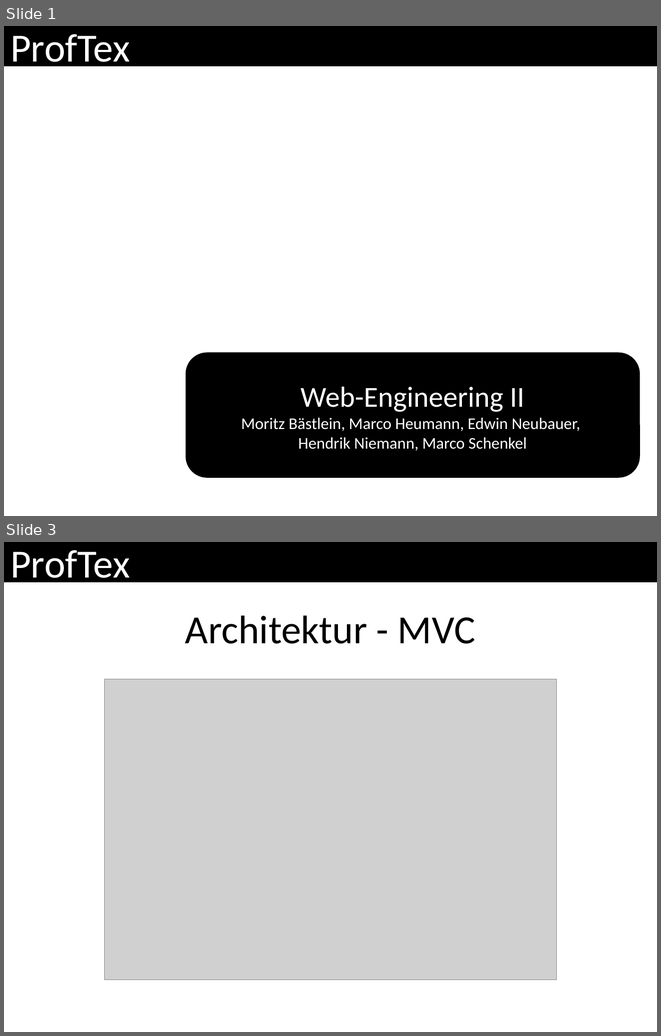
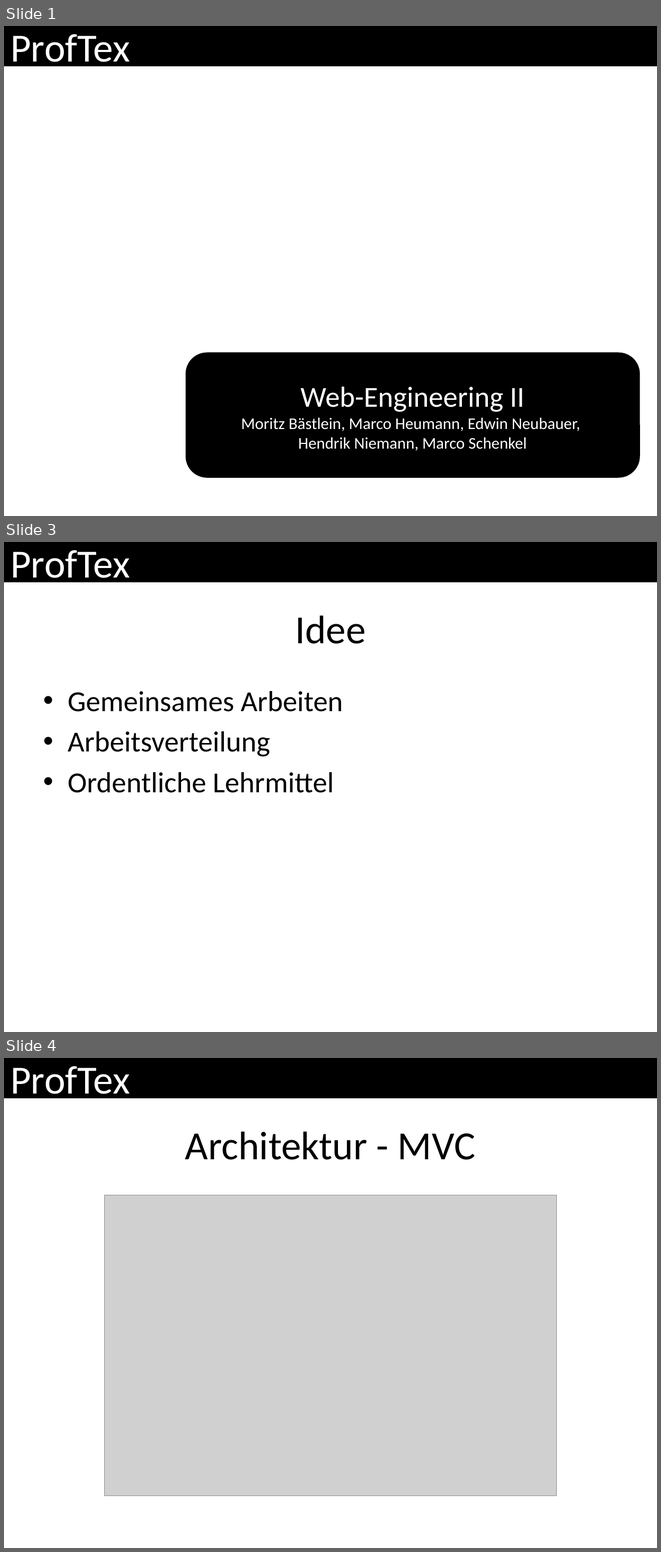
Before and after one commit to ProfTeX/mockup, a slide deck: ProfTeX.pptx. Shown one above the other, each under a label of ours: slides 1 and 3 before the commit, slides 1, 3 and 4 after it; the slides between them are not shown. The pictures are 661x1036 and 661x1552 pixels, drawn with LibreOffice and Linux fonts; fonts in the diff are those of the drawing; grey boxes stand for pictures. Boxes give left, top, right and bottom in pixels: in the first picture for what was removed or moved away, otherwise in the second. Text is boxed around its words. In the diff, an @@ line names an element or a change of style, - is before the commit and + after.

```diff
--- a/ProfTeX.pptx
+++ b/ProfTeX.pptx
@@ slide 3 added at bbox=[4, 542, 657, 1032], background #FFFFFF; not listed: 1 template element that a slide beside it also shows @@
@@ title added at bbox=[295, 615, 365, 644], 44 pt, text #000000 @@
+Idee
@@ text added at bbox=[68, 691, 343, 793], 32 pt, text #000000 @@
+• Gemeinsames Arbeiten
+• Arbeitsverteilung
+• Ordentliche Lehrmittel
@@ what was slide 3 is now slide 4 @@
```
Also in this commit, not shown: 2 slides changed.
